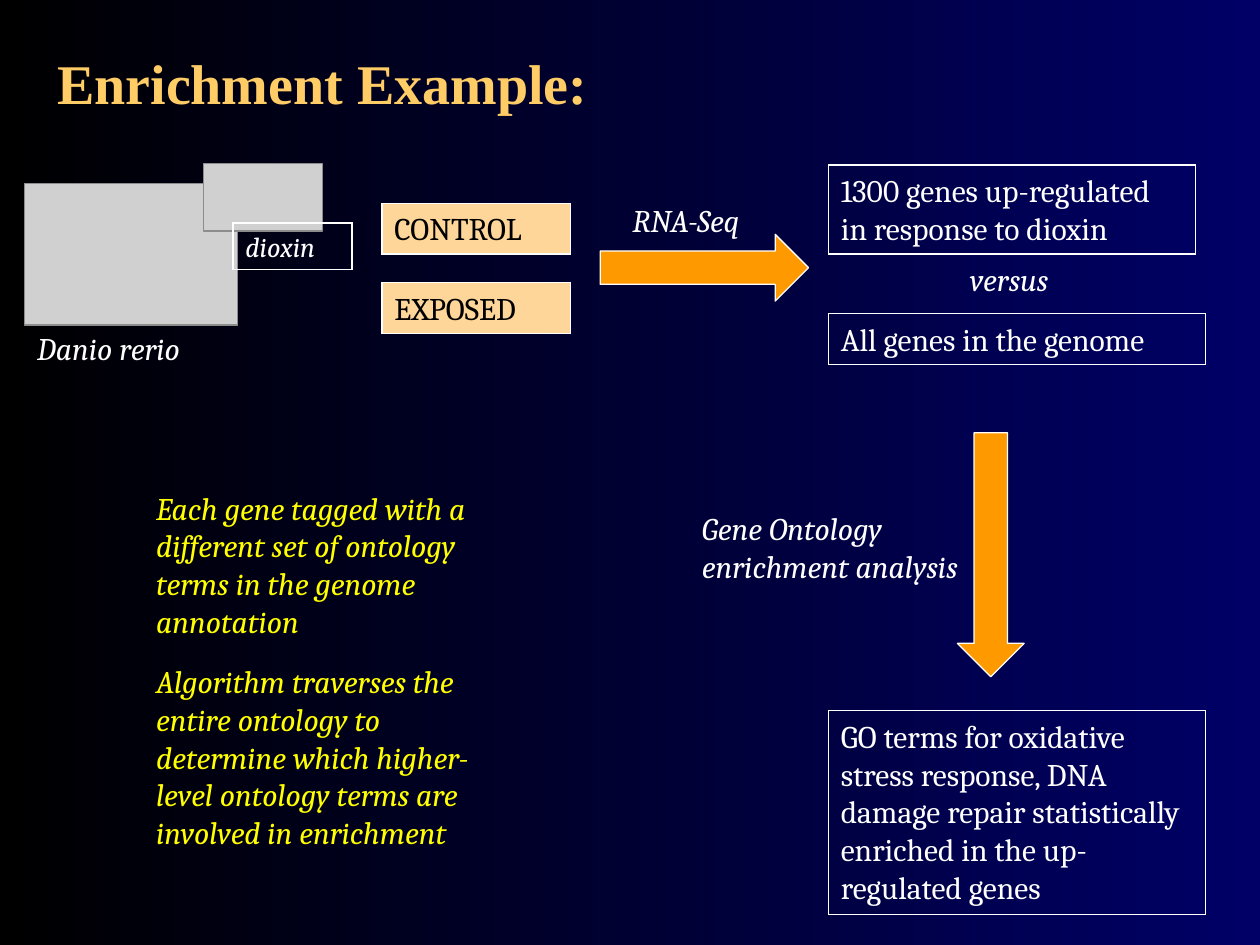
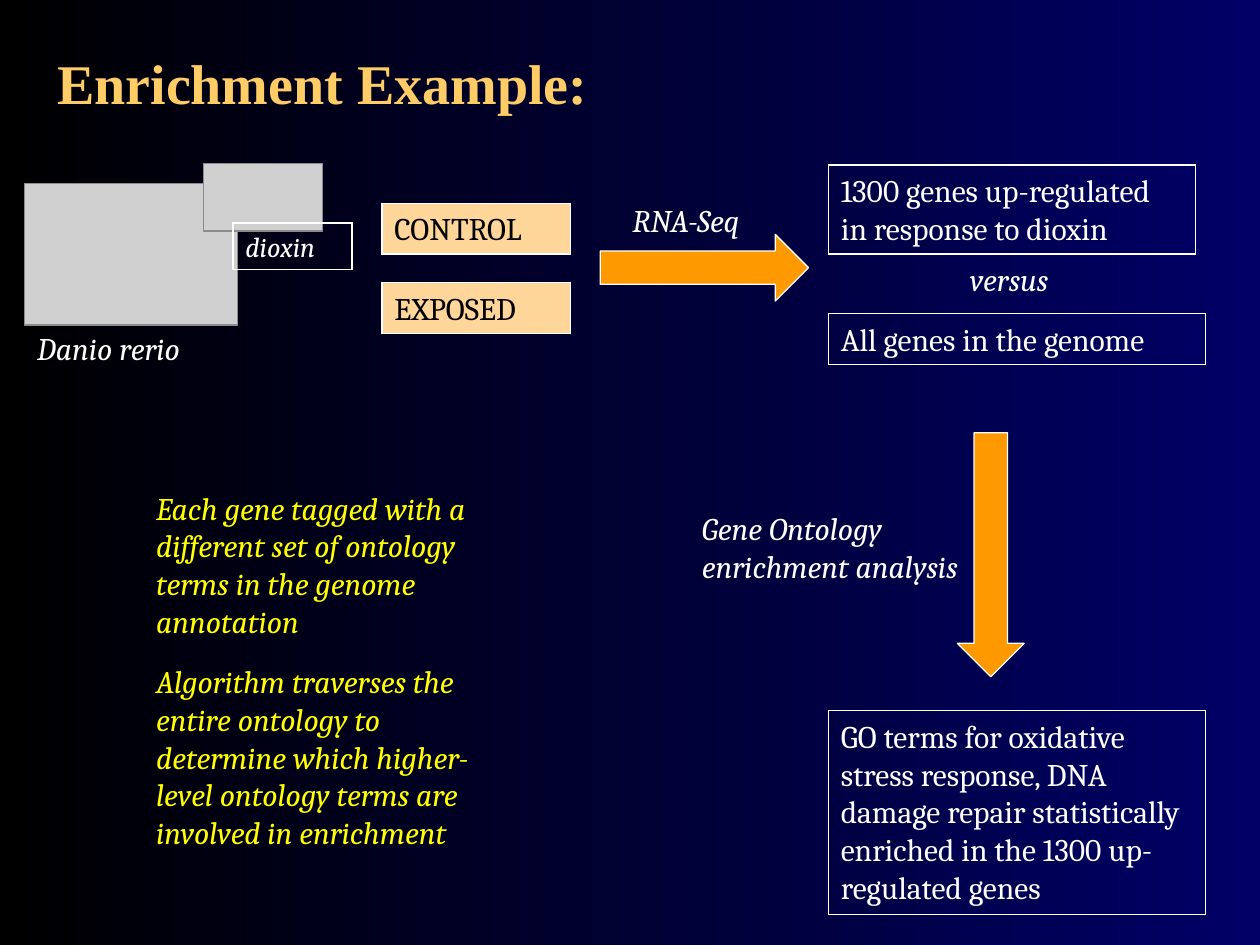
Before and after one commit to agmcarthur/Biochem-3BP3, a slide deck: slide 23 of Lectures/Lecture 4 - Beyond the Gene.pptx. Drawn at 1260x945 pixels with LibreOffice and Linux fonts; fonts in the diff are those of the drawing; grey boxes stand for pictures. Boxes give left, top, right and bottom in pixels: in the first picture for what was removed or moved away, otherwise in the second. Text is boxed around its words. In the diff, an @@ line names an element or a change of style, - is before the commit and + after.

```diff
--- a/Lectures/Lecture 4 - Beyond the Gene.pptx
+++ b/Lectures/Lecture 4 - Beyond the Gene.pptx
@@ text in rectangle at [841,725,1179,906]: text changed @@
-GO terms for oxidative stress response, DNA damage repair statistically enriched in the up-regulated genes
+GO terms for oxidative stress response, DNA damage repair statistically enriched in the 1300 up-regulated genes
```
Also in this commit, not shown: 1 other slide changed, 2 other files.
